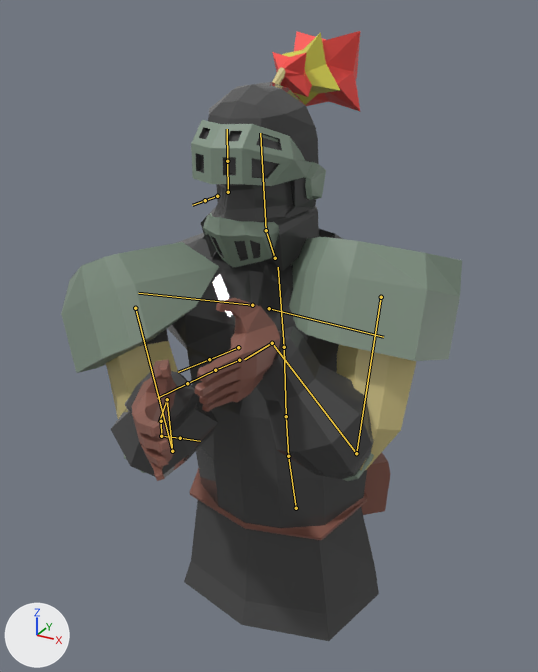
Two versions of the FBX model Assets/Model/gunFighterUp.fbx, one commit apart.
Rendered twice from a camera (50 mm lens) standing at (0.438, -0.818, 1.35) and looking at (0.019, -0.057, 0.97). Lighting does not change. The marker at lower left points along +X, +Y and +Z. Both versions are drawn at frame 1 of the action 'Fiter.003|metarigDown|metarigDown|metarigAction.001'; the numbers are the values there. The bones that bend it are drawn over the model as lines.

Objects in the first picture: 'MeshDown.004'.
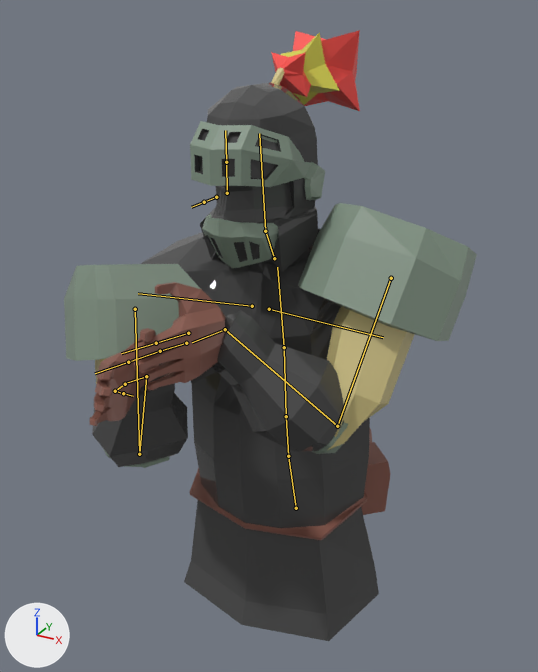
Where the change shows, as pixel boxes [x1, y1, x2, y2] in the pictures (538 x 672 px):
'MeshDown.004', posed: before [61, 31, 462, 641]; after [64, 30, 477, 641]
bone 'upper_arm.L', root to tip: before (135, 308) to (172, 451); after (135, 309) to (139, 454)
bone 'forearm.L', root to tip: before (172, 451) to (167, 399); after (139, 454) to (146, 376)
bone 'hand.L', root to tip: before (167, 399) to (159, 422); after (146, 376) to (123, 384)
bone 'upper_arm.R', root to tip: before (381, 297) to (356, 453); after (391, 278) to (337, 426)
bone 'forearm.R', root to tip: before (356, 453) to (272, 343); after (337, 426) to (225, 329)
bone 'hand.R', root to tip: before (272, 343) to (244, 359); after (225, 329) to (192, 342)

The change in detail:
Bone 'upper_arm.L' (bone_upper_arm_l) turns from (38, 8, -93) to (27, -10, -92) degrees about its own x, y and z.
Bone 'forearm.L' (bone_forearm_l) turns from (99, -19, 51) to (118, -31, 57) degrees about its own x, y and z.
Bone 'hand.L' (bone_hand_l) turns from (-67, -46, 28) to (-72, -45, 29) degrees about its own x, y and z.
Bone 'upper_arm.R' (bone_upper_arm_r) moves from (0.062, -0.016, -0.019) to (0.064, -0.029, -0.051).
Bone 'upper_arm.R' (bone_upper_arm_r) turns from (38, -23, 47) to (60, -30, 26) degrees about its own x, y and z.
Bone 'forearm.R' (bone_forearm_r) turns from (112, -35, 67) to (112, -12, 73) degrees about its own x, y and z.
Bone 'hand.R' (bone_hand_r) turns from (19, -53, -79) to (29, -55, -79) degrees about its own x, y and z.
